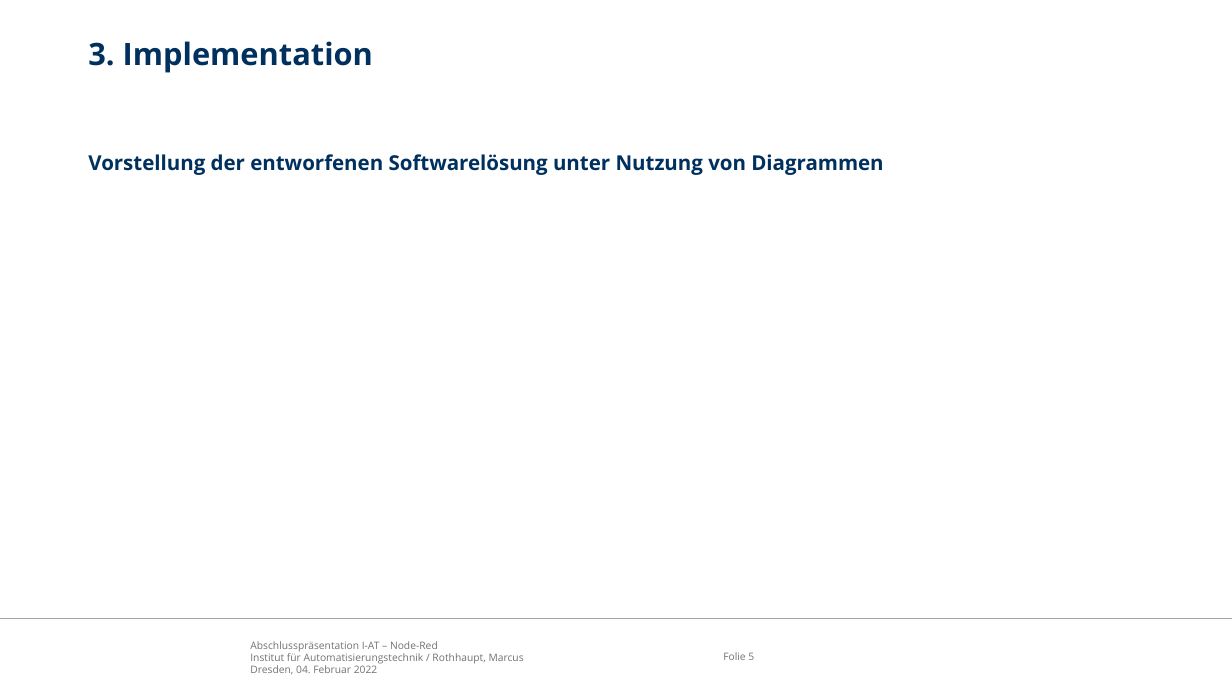
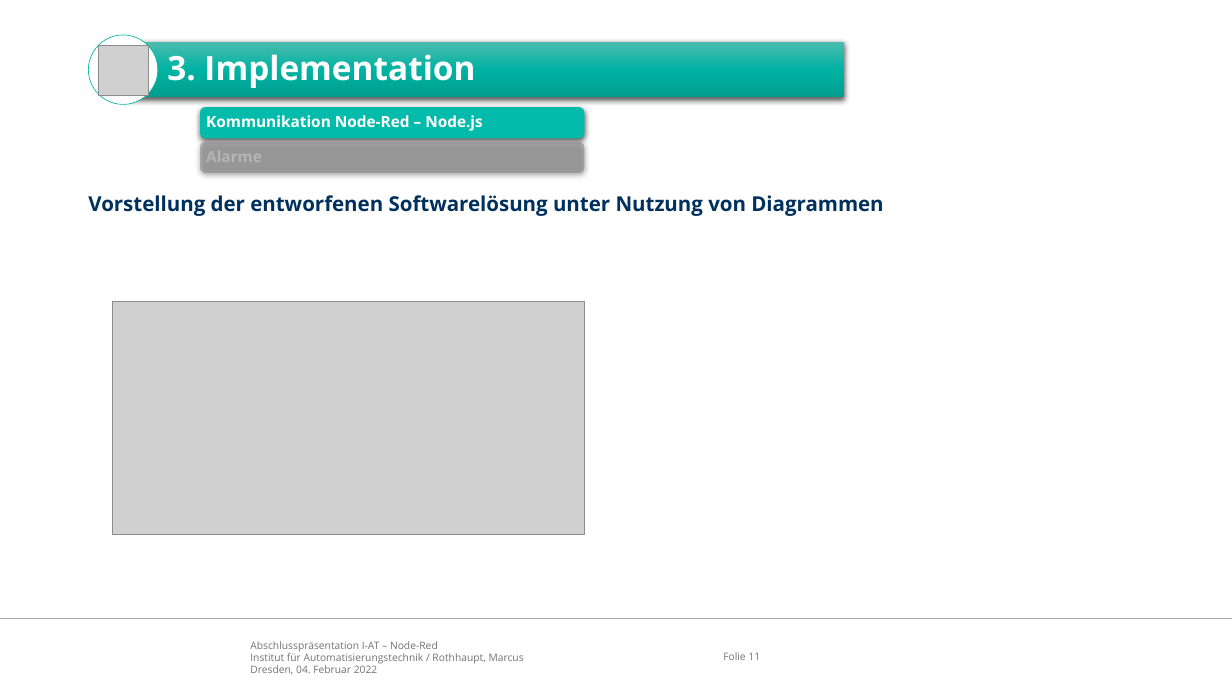
Before and after one commit to appist-dev/agteletud-node-red, a slide deck: slide 11 of docs/presentation/Abschlusspräsentation Node-Red.pptx (slide 5 before the commit). Drawn at 1232x693 pixels with LibreOffice and Linux fonts; fonts in the diff are those of the drawing; grey boxes stand for pictures; background and template pictures are left out. Boxes give left, top, right and bottom in pixels: in the first picture for what was removed or moved away, otherwise in the second. Text is boxed around its words. In the diff, an @@ line names an element or a change of style, - is before the commit and + after.

```diff
--- a/docs/presentation/Abschlusspräsentation Node-Red.pptx
+++ b/docs/presentation/Abschlusspräsentation Node-Red.pptx
@@ ellipse added at (89, 35, 158, 104), fill #FFFFFF, outline #00B2A3 0.5 pt @@
@@ picture added at (98, 45, 148, 95) @@
@@ text "3. Implementation": place and size @@
-text "3. Implementation" at (88, 41, 373, 73)
+text "3. Implementation" at (167, 54, 475, 88)
@@ text "3. Implementation" at (167, 54, 475, 88): size 24 to 26 pt, text colour #00305D to #FFFFFF; line spacing 1 to 0.9; more space between paragraphs; vertical alignment top to middle @@
@@ rectangle added at (123, 42, 844, 97), fill gradient #4BBBAD to #00B2A3 to #009E91 @@
@@ group added at (200, 107, 584, 174): 2 rounded rectangles, 2 texts @@
+Kommunikation Node-Red – Node.js
+Alarme
@@ text "Vorstellung der entworfenen Softwarelösung unter ...": place and size @@
-text "Vorstellung der entworfenen Softwarelösung unter ..." at (88, 154, 883, 175)
+text "Vorstellung der entworfenen Softwarelösung unter ..." at (88, 195, 883, 216)
@@ picture added at (112, 302, 584, 535) @@
@@ page number at (723, 652, 760, 660): text changed @@
-Folie 5
+Folie 11
```
Also in this commit, not shown: 3 other slides changed, 12 slides added, 1 slide removed, 3 other files.
